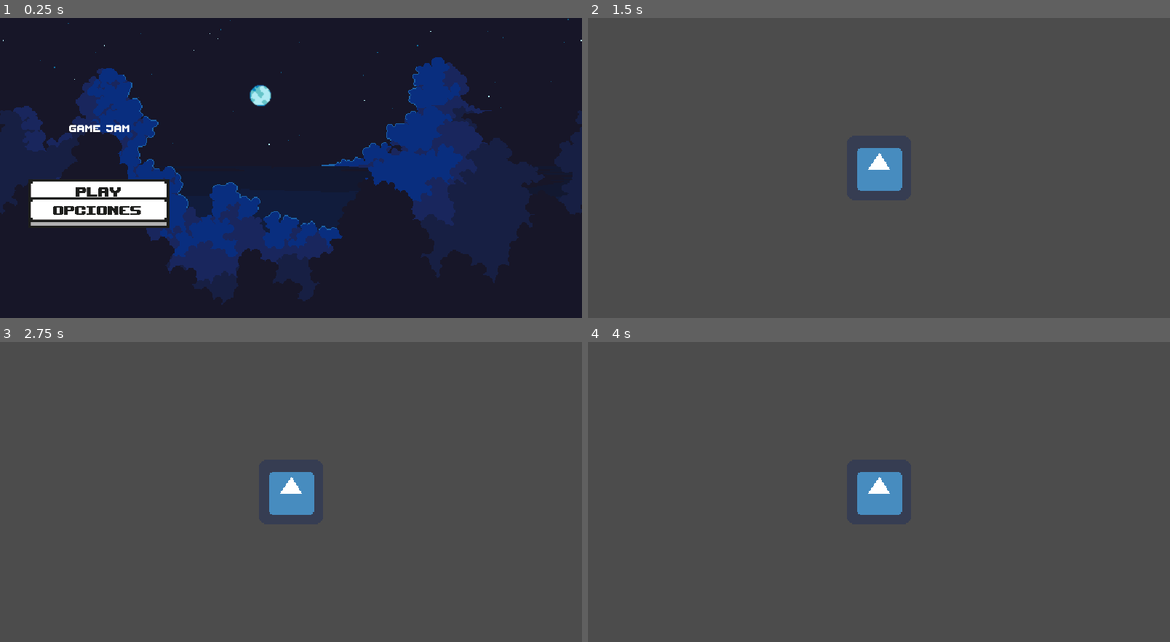
Above: before the commit, frames 1-4 (two rows, left to right).
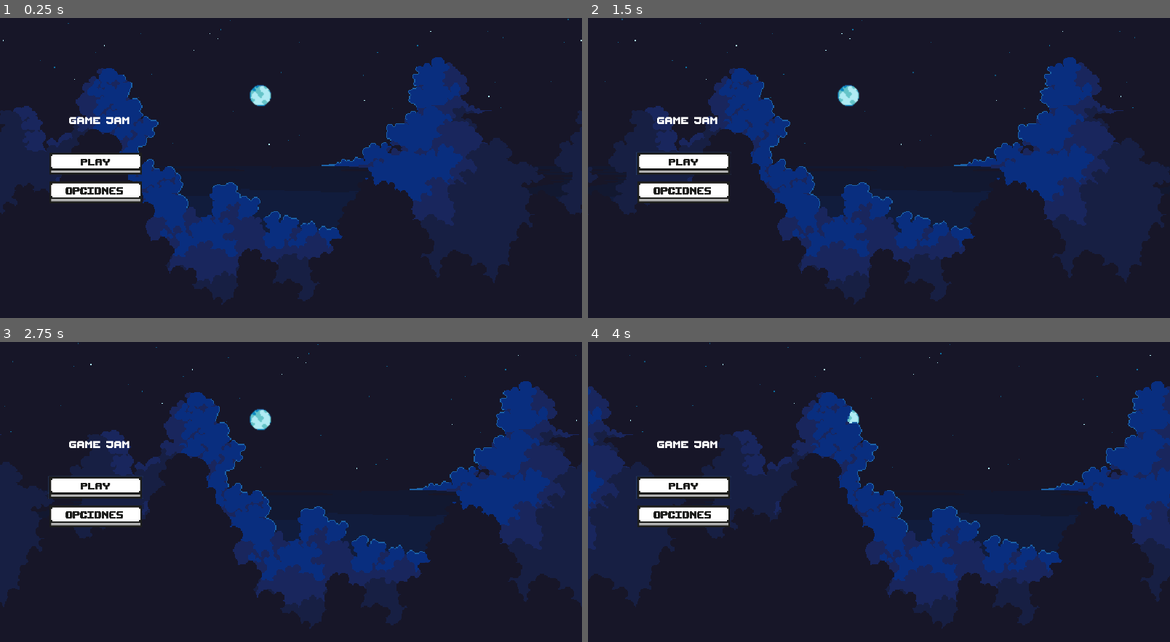
Above: after the commit, the same moments.

Repository: AdrianVides56/CaribeGameJam2023
Game: Godot game, scene res://scenes/Menu.tscn
Two runs of this game, one before a commit and one after it. Both use one fixed random seed, a clock stepped at 60 frames per second and the inputs below. This scene is started directly instead of the project's main scene. The engine's default icon, where the game draws it, is replaced by a stand-in: a white triangle on a blue panel in a dark square.
Inputs (mouse positions are in pixels of both pictures, inside the frame that each line leads up to):
- Up to frame 1 (0.25 s): no input
- Up to frame 2 (1.5 s): click (686, 201) at 0.52 s; click (681, 165) at 1.27 s
- Up to frame 3 (2.75 s): click (93, 489) at 2.02 s
- Up to frame 4 (4 s): move the mouse to (1007, 477) at 2.77 s; hold Right (ui_right) from 2.78 s (still down); tap Up (ui_up) at 3.02, 3.77 s; move the mouse to (762, 507) at 3.52 s

The runs differ from the first frame. In frame 1, 3.9% of the frame differs, in the area x 4-30%, y 32-70%; in frame 2, 100%, in the area x 0-100%, y 0-100%; in frame 3, 100%; in frame 4, 100%.

Commit message:
Menu

Diff:
--- a/Scripts/Menu.gd
+++ b/Scripts/Menu.gd
@@ -8,3 +8,10 @@
 
 func _on_Exit_pressed():
 	get_tree().quit()
+
+
+
+
+
+func _on_play_mouse_entered():
+	pass # Replace with function body.
--- a/Scripts/Player.gd
+++ b/Scripts/Player.gd
@@ -92,11 +92,3 @@
 			new_animation = "Death"
 		ATTACK:
 			new_animation = "attack"
-
-
-
-
-
-
-func _on_Area2D_area_entered(area):
-	pass # Replace with function body.
--- /dev/null
+++ b/Scripts/playbutton.gd
@@ -0,0 +1,8 @@
+extends Button
+
+
+func _ready():
+
+
+func _on_play_mouse_entered():
+	pass # Replace with function body.
--- a/scenes/KinematicBody2D.tscn
+++ b/scenes/KinematicBody2D.tscn
@@ -35,6 +35,9 @@
 [sub_resource type="RectangleShape2D" id=1]
 extents = Vector2( 37.5, 69.5 )
 
+[sub_resource type="RectangleShape2D" id=3]
+extents = Vector2( 37, 70 )
+
 [node name="Player" type="KinematicBody2D"]
 script = ExtResource( 2 )
 
@@ -48,3 +51,9 @@
 [node name="CollisionShape2D" type="CollisionShape2D" parent="."]
 position = Vector2( -4.5, 47.5 )
 shape = SubResource( 1 )
+
+[node name="Area2D" type="Area2D" parent="."]
+
+[node name="CollisionShape2D" type="CollisionShape2D" parent="Area2D"]
+position = Vector2( -4, 48 )
+shape = SubResource( 3 )
--- a/scenes/Menu.tscn
+++ b/scenes/Menu.tscn
@@ -1,11 +1,10 @@
-[gd_scene load_steps=16 format=2]
+[gd_scene load_steps=8 format=2]
 
 [ext_resource path="res://Fonts/ThaleahFat.ttf" type="DynamicFontData" id=1]
 [ext_resource path="res://scenes/ParallaxBackground.tscn" type="PackedScene" id=2]
 [ext_resource path="res://Scripts/Menu.gd" type="Script" id=3]
 [ext_resource path="res://Background/opciones.png" type="Texture" id=4]
 [ext_resource path="res://Background/play.png" type="Texture" id=5]
-[ext_resource path="res://Background/opciones_presionado.png" type="Texture" id=6]
 
 [sub_resource type="DynamicFont" id=3]
 font_data = ExtResource( 1 )
@@ -13,42 +12,11 @@
 [sub_resource type="Theme" id=4]
 default_font = SubResource( 3 )
 
-[sub_resource type="StyleBoxTexture" id=9]
-texture = ExtResource( 5 )
-region_rect = Rect2( 0, 0, 462, 110 )
-expand_margin_top = 10.0
-
-[sub_resource type="StyleBoxTexture" id=10]
-texture = ExtResource( 5 )
-region_rect = Rect2( 0, 0, 462, 110 )
-expand_margin_top = 16.0
-
-[sub_resource type="StyleBoxTexture" id=6]
-texture = ExtResource( 5 )
-expand_margin_top = 16.0
-
-[sub_resource type="DynamicFont" id=7]
-font_data = ExtResource( 1 )
-
-[sub_resource type="StyleBoxTexture" id=11]
-texture = ExtResource( 4 )
-region_rect = Rect2( 0, 0, 462, 110 )
-expand_margin_top = 10.0
-
-[sub_resource type="StyleBoxTexture" id=12]
-texture = ExtResource( 6 )
-region_rect = Rect2( 0, 0, 462, 110 )
-
-[sub_resource type="StyleBoxTexture" id=8]
-texture = ExtResource( 4 )
-region_rect = Rect2( 0, 0, 462, 110 )
-expand_margin_top = 16.0
-
 [node name="Menu" type="Control"]
 anchor_right = 1.0
 anchor_bottom = 1.0
-margin_top = 1.0
-margin_bottom = 1.0
+margin_top = -7.0
+margin_bottom = -7.0
 script = ExtResource( 3 )
 
 [node name="Titulo" type="Label" parent="."]
@@ -61,38 +29,62 @@
 align = 1
 valign = 1
 
+[node name="ParallaxBackground" parent="." instance=ExtResource( 2 )]
+
 [node name="VBoxContainer" type="VBoxContainer" parent="."]
-anchor_left = 0.053
-anchor_top = 0.454
-anchor_right = 0.291
-anchor_bottom = 0.823
-margin_left = -3.0
-margin_right = 0.220001
-margin_bottom = 4.0
+margin_left = 48.0
+margin_top = 141.0
+margin_right = 522.0
+margin_bottom = 401.0
+grow_horizontal = 0
+grow_vertical = 0
+rect_scale = Vector2( 0.2, 0.2 )
+size_flags_horizontal = 0
 alignment = 1
 
-[node name="Play" type="Button" parent="VBoxContainer"]
-margin_top = 40.0
-margin_right = 141.0
-margin_bottom = 54.0
-custom_styles/hover = SubResource( 9 )
-custom_styles/pressed = SubResource( 10 )
-custom_styles/normal = SubResource( 6 )
-align = 0
-icon_align = 1
+[node name="play" type="Button" parent="VBoxContainer"]
+margin_right = 474.0
+margin_bottom = 116.0
+action_mode = 0
+icon = ExtResource( 5 )
+flat = true
+
+[node name="MarginContainer" type="MarginContainer" parent="VBoxContainer"]
+margin_top = 120.0
+margin_right = 474.0
+margin_bottom = 120.0
+
+[node name="MarginContainer2" type="MarginContainer" parent="VBoxContainer"]
+margin_top = 124.0
+margin_right = 474.0
+margin_bottom = 124.0
+
+[node name="MarginContainer3" type="MarginContainer" parent="VBoxContainer"]
+margin_top = 128.0
+margin_right = 474.0
+margin_bottom = 128.0
+
+[node name="MarginContainer4" type="MarginContainer" parent="VBoxContainer"]
+margin_top = 132.0
+margin_right = 474.0
+margin_bottom = 132.0
+
+[node name="MarginContainer5" type="MarginContainer" parent="VBoxContainer"]
+margin_top = 136.0
+margin_right = 474.0
+margin_bottom = 136.0
+
+[node name="MarginContainer6" type="MarginContainer" parent="VBoxContainer"]
+margin_top = 140.0
+margin_right = 474.0
+margin_bottom = 140.0
 
 [node name="Exit" type="Button" parent="VBoxContainer"]
-margin_top = 58.0
-margin_right = 141.0
-margin_bottom = 73.0
-custom_fonts/font = SubResource( 7 )
-custom_styles/hover = SubResource( 11 )
-custom_styles/pressed = SubResource( 12 )
-custom_styles/normal = SubResource( 8 )
-align = 0
-icon_align = 1
+margin_top = 144.0
+margin_right = 474.0
+margin_bottom = 260.0
+icon = ExtResource( 4 )
+flat = true
 
-[node name="ParallaxBackground" parent="VBoxContainer" instance=ExtResource( 2 )]
-
-[connection signal="pressed" from="VBoxContainer/Play" to="." method="_on_Play_pressed"]
-[connection signal="pressed" from="VBoxContainer/Exit" to="." method="_on_Exit_pressed"]
+[connection signal="mouse_entered" from="VBoxContainer/play" to="." method="_on_play_mouse_entered"]
+[connection signal="mouse_exited" from="VBoxContainer/play" to="." method="_on_play_mouse_exited"]
Binary file added: Background/play_presionado.png
Not shown, added: Background/play_presionado.png.import
Not shown: 1 places in scenes/KinematicBody2D.tscn that only renumber resources
